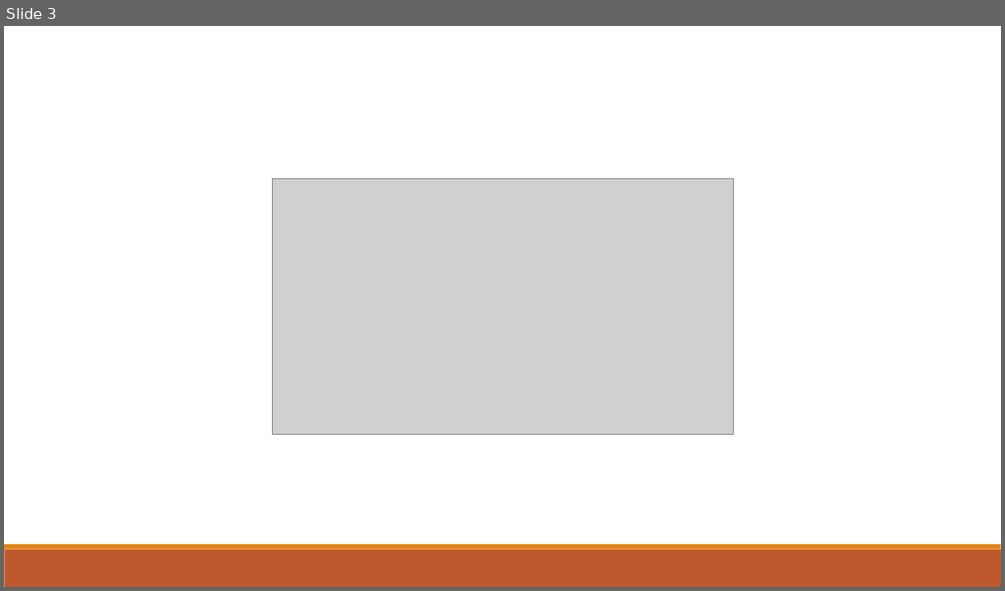
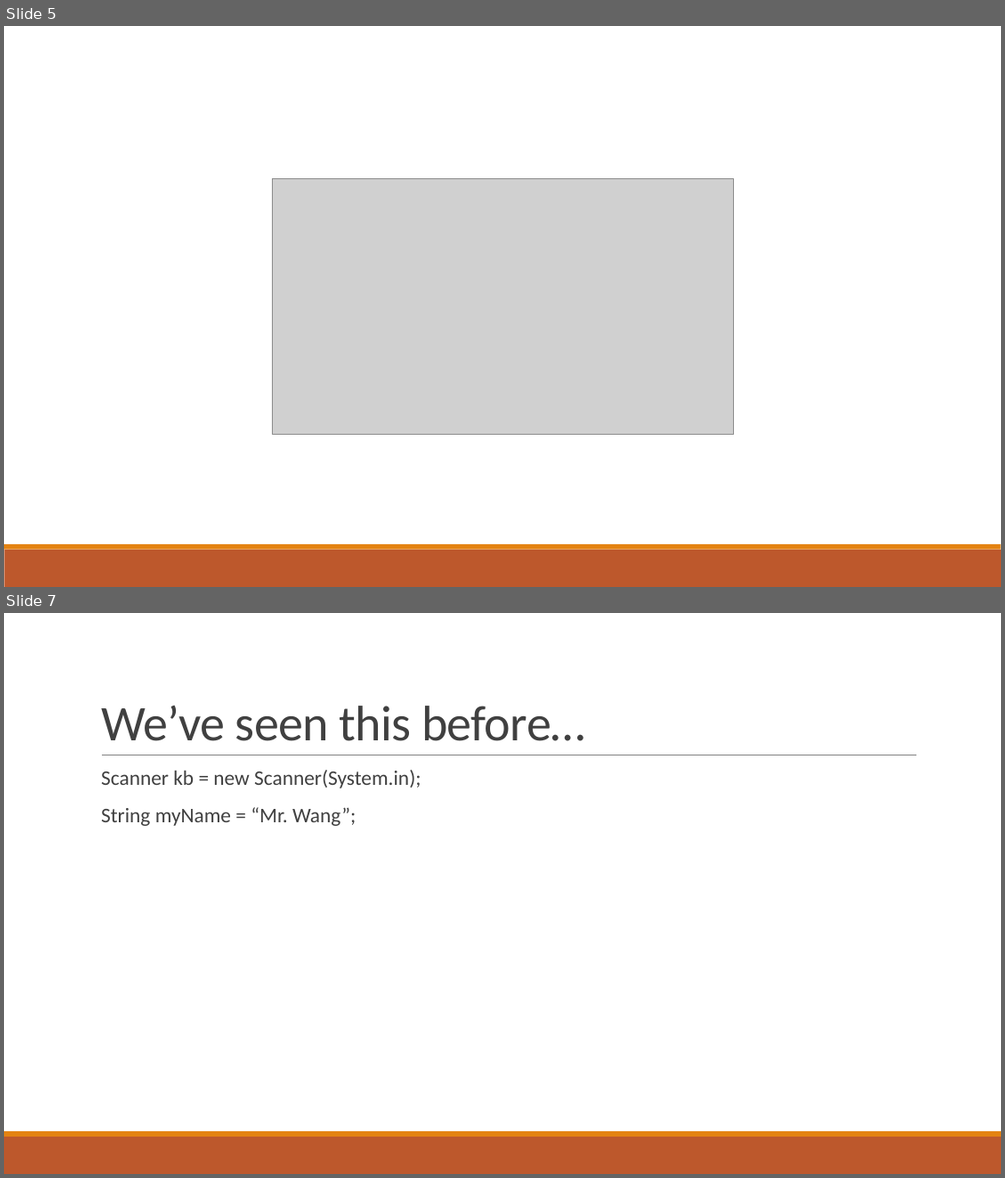
Before and after one commit to thewangclass/apcsa-curriculum, a slide deck: 02-Using-Objects/PowerPoints/01-Instances-of-Classes.pptx. Shown one above the other, each under a label of ours: slide 3 before the commit, slides 5 and 7 after it; the slides between them are not shown. The pictures are 1005x591 and 1005x1178 pixels, drawn with LibreOffice and Linux fonts; fonts in the diff are those of the drawing; grey boxes stand for pictures. Boxes give left, top, right and bottom in pixels: in the first picture for what was removed or moved away, otherwise in the second. Text is boxed around its words. In the diff, an @@ line names an element or a change of style, - is before the commit and + after.

```diff
--- a/02-Using-Objects/PowerPoints/01-Instances-of-Classes.pptx
+++ b/02-Using-Objects/PowerPoints/01-Instances-of-Classes.pptx
@@ slide 7 added at (4,613,1001,1174), background #FFFFFF; not listed: 2 template elements that a slide beside it also shows @@
@@ title added at (101,706,585,741), 48 pt, text #404040 @@
+We’ve seen this before…
@@ text added at (101,770,421,826), 20 pt, text #404040 @@
+  Scanner kb = new Scanner(System.in);
+  String myName = “Mr. Wang”;
@@ line added from (102, 755) to (917, 755), #808080 0.5 pt @@
@@ what was slide 3 is now slide 5 @@
```
Also in this commit, not shown: 3 slides changed, 49 other slides added, 2 slides removed, 31 other files.
